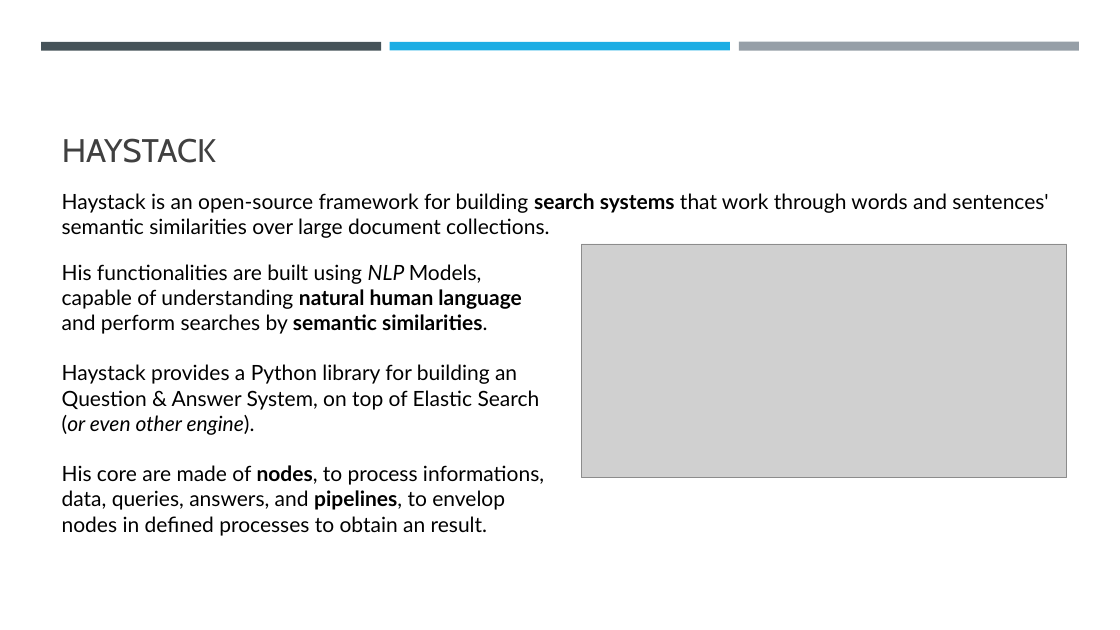
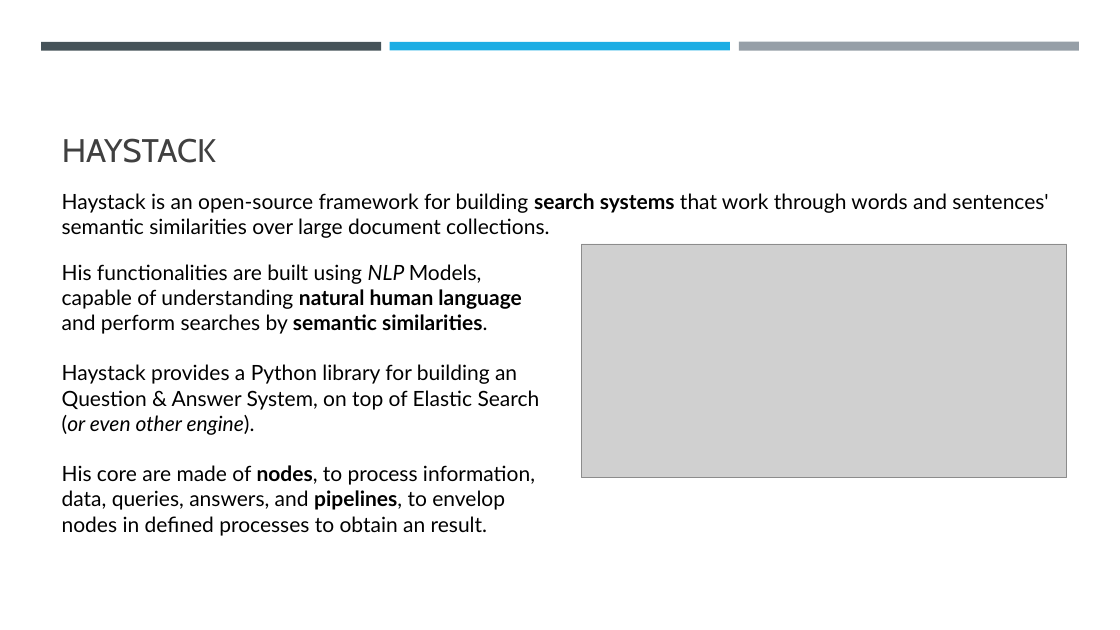
Before and after one commit to damianoserpetta/EDA-VECELK, a slide deck: slide 7 of docs/EDA_VECELK Presentation.pptx. Drawn at 1120x630 pixels with LibreOffice and Linux fonts; fonts in the diff are those of the drawing; grey boxes stand for pictures. Boxes give left, top, right and bottom in pixels: in the first picture for what was removed or moved away, otherwise in the second. Text is boxed around its words. In the diff, an @@ line names an element or a change of style, - is before the commit and + after.

```diff
--- a/docs/EDA_VECELK Presentation.pptx
+++ b/docs/EDA_VECELK Presentation.pptx
@@ text at [62,465,535,536]: text changed @@
-His core are made of nodes, to process informations, data, queries, answers, and pipelines, to envelop nodes in defined processes to obtain an result.
+His core are made of nodes, to process information, data, queries, answers, and pipelines, to envelop nodes in defined processes to obtain an result.
```
Also in this commit, not shown: 6 other slides changed.
